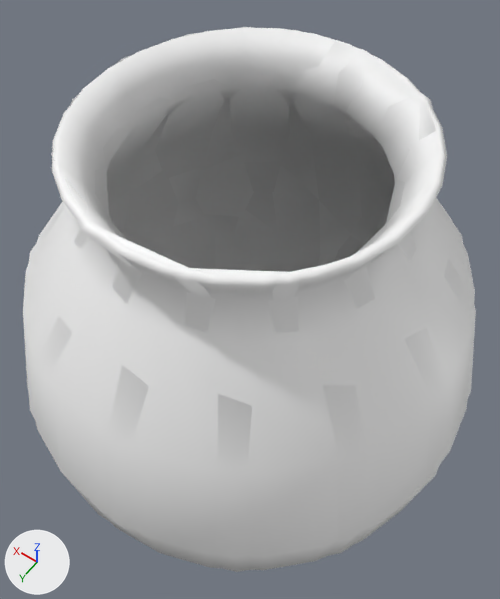
The glTF model public/models/props/m_milkpot.glb: old version first, new version second.
Both versions are drawn from a camera (50 mm lens) standing at (-0.149, 0.21, 0.495) and looking at (0.006, -0.008, 0.154). Every picture has the same lights, and +X, +Y and +Z are marked at lower left. The first picture is the older version.

The first picture shows 'lod0__clay', 'lod1__clay'.
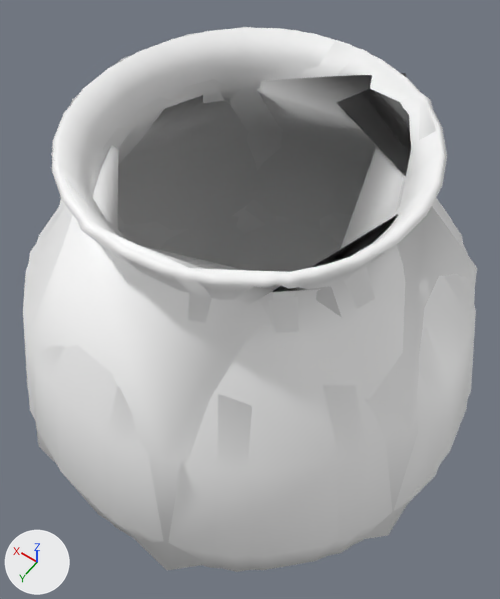
Pixel boxes (x1, y1, x2, y2) of what changed, in the pictures (500 x 599 px):
'lod2__clay', added: after (26, 73, 477, 571)

Edits to the bpy script that builds the scene:
```text
Add mat_defaultmaterial_002:
    mat_defaultmaterial_002 = bpy.data.materials.new('DefaultMaterial.002')
    mat_defaultmaterial_002.use_nodes = True; mat_defaultmaterial_002.node_tree.nodes.clear()
    _N = mat_defaultmaterial_002.node_tree.nodes; _L = mat_defaultmaterial_002.node_tree.links
    n0 = _N.new('ShaderNodeOutputMaterial'); n0.name = 'Material Output'
    n1 = _N.new('ShaderNodeBsdfPrincipled'); n1.name = 'Principled BSDF'
    n2 = _N.new('ShaderNodeVertexColor'); n2.name = 'Color Attribute'
    _L.new(n1.outputs[0], n0.inputs[0])  # 'BSDF' to 'Surface'
    _L.new(n2.outputs[0], n1.inputs[0])  # 'Color' to 'Base Color'
Add me_lod2__clay:
    me_lod2__clay.from_pydata(...)  # 52 vertices, 100 faces; spans x -0.135..0.139, y -0.144..0.14, z 0.004..0.291
    me_lod2__clay.materials.append(mat_defaultmaterial_002)
Add ob_lod2__clay:
    ob_lod2__clay = bpy.data.objects.new('lod2__clay', me_lod2__clay)
    ob_lod2__clay.location = (0.0, 0.0, 0.0)
```
